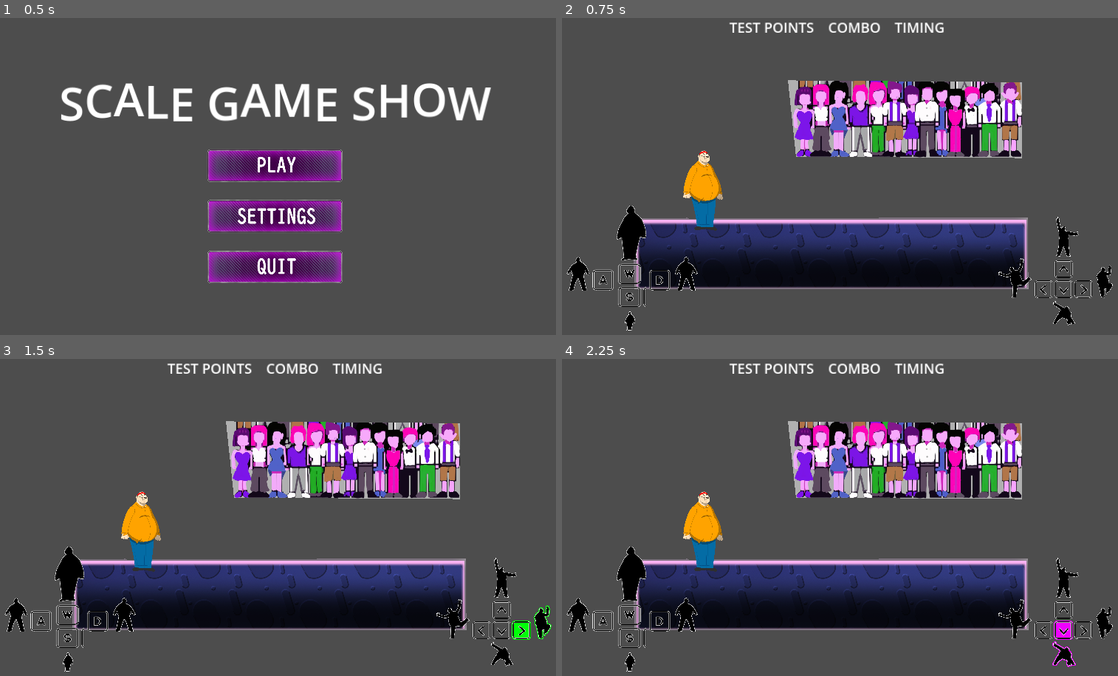
Above: before the commit, frames 1-4 (two rows, left to right).
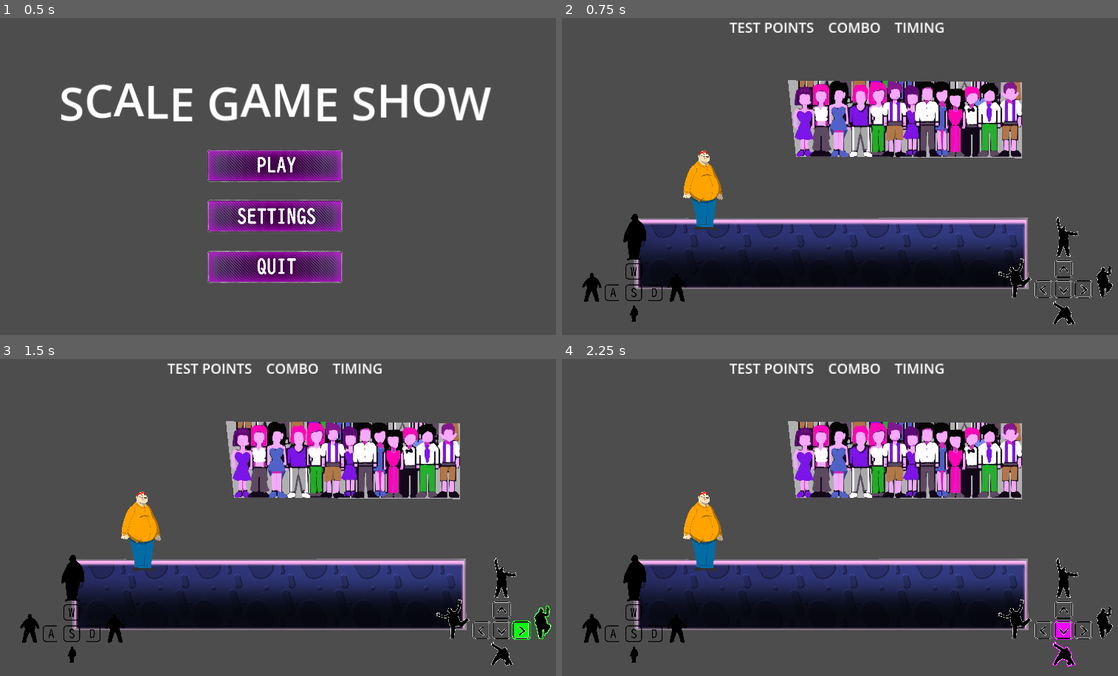
Above: after the commit, the same moments.

Repository: onegm/Scale-Game-Show
Game: Godot game, scene res://UI/main_menu/menu_screen.tscn
Two runs of this game, one before a commit and one after it. Both use one fixed random seed, a clock stepped at 60 frames per second and the inputs below.
Inputs (mouse positions are in pixels of both pictures, inside the frame that each line leads up to):
- Up to frame 1 (0.5 s): no input
- Up to frame 2 (0.75 s): click (834, 166) at 0.5 s
- Up to frame 3 (1.5 s): tap Enter at 1.25 s; hold Right (pose_right) from 1.28 s (still down); tap A (look_left) at 1.35 s
- Up to frame 4 (2.25 s): tap Space at 2 s; release Right (pose_right) at 2.03 s; hold Down (pose_down) from 2.03 s (still down); tap D (look_right) at 2.1 s

Frame 1 is identical in both runs. In frame 2, 1.4% of the frame differs, in the area x 0-25%, y 59-99%; in frame 3, 1.4%; in frame 4, 1.4%.

Commit message:
New WASD hud

Diff:
--- a/UI/GUI/gui.gd
+++ b/UI/GUI/gui.gd
@@ -4,7 +4,8 @@
 @onready var ComboLabel: Label = $VBoxContainer/HighContainer/ScoreContainer/ComboLabel
 @onready var TimingLabel: Label = $VBoxContainer/HighContainer/ScoreContainer/TimingLabel
 
-@onready var SizeRect: TextureRect = $VBoxContainer/LowContainer/SizeDirContainer/SizeRect
+@onready var SizeUpRect: TextureRect = $VBoxContainer/LowContainer/SizeDirContainer/SizeContainer/SizeUpRect
+@onready var SizeDownRect: TextureRect = $VBoxContainer/LowContainer/SizeDirContainer/SizeContainer/SizeDownRect
 @onready var LeftDirRect: TextureRect = $VBoxContainer/LowContainer/SizeDirContainer/LeftDirRect
 @onready var RightDirRect: TextureRect = $VBoxContainer/LowContainer/SizeDirContainer/RightDirRect
 @onready var PosesRect: TextureRect = $VBoxContainer/LowContainer/PosesRect
@@ -25,18 +26,19 @@
 	var size_input := int(Input.get_axis("size_down", "size_up"))
 	if size_input != last_size:
 		if size_input == 0:
-			SizeRect.texture.set_atlas(load("res://UI/Elements/WASD HUD element.png"))
+			SizeUpRect.texture.set_atlas(load("res://UI/Elements/WASD HUD element - W.png"))
+			SizeDownRect.texture.set_atlas(load("res://UI/Elements/WASD HUD element - S.png"))
 		elif size_input == 1:
-			SizeRect.texture.set_atlas(load("res://UI/Elements/WASD HUD element - W Highlight.png"))
+			SizeUpRect.texture.set_atlas(load("res://UI/Elements/WASD HUD element - W Highlight.png"))
 		else:
-			SizeRect.texture.set_atlas(load("res://UI/Elements/WASD HUD element - S Highlight.png"))
+			SizeDownRect.texture.set_atlas(load("res://UI/Elements/WASD HUD element - S Highlight.png"))
 	last_size = size_input
 
 	var dir_input := int(Input.get_axis("look_left", "look_right"))
 	if dir_input != last_dir:
 		if dir_input == 0:
-			LeftDirRect.texture.set_atlas(load("res://UI/Elements/WASD HUD element.png"))
-			RightDirRect.texture.set_atlas(load("res://UI/Elements/WASD HUD element.png"))
+			LeftDirRect.texture.set_atlas(load("res://UI/Elements/WASD HUD element - A.png"))
+			RightDirRect.texture.set_atlas(load("res://UI/Elements/WASD HUD element - D.png"))
 		elif dir_input == 1:
 			RightDirRect.texture.set_atlas(load("res://UI/Elements/WASD HUD element - D Highlight.png"))
 		else:
--- a/UI/GUI/gui.tscn
+++ b/UI/GUI/gui.tscn
@@ -1,20 +1,30 @@
-[gd_scene load_steps=7 format=3 uid="uid://bmrollmi4tdrv"]
+[gd_scene load_steps=11 format=3 uid="uid://bmrollmi4tdrv"]
 
 [ext_resource type="Script" path="res://UI/GUI/gui.gd" id="1_7kdd7"]
-[ext_resource type="Texture2D" uid="uid://bigqxwq7d1nm3" path="res://UI/Elements/WASD HUD element.png" id="2_8dtj7"]
-[ext_resource type="Texture2D" uid="uid://cbm4lxyb8jlj3" path="res://UI/Elements/Arrow Keys HUD element.png" id="7_pnrr0"]
+[ext_resource type="Texture2D" uid="uid://bmre3k7k4l3dt" path="res://UI/Elements/WASD HUD element - A.png" id="2_i56w7"]
+[ext_resource type="Texture2D" uid="uid://cepe26don7hr3" path="res://UI/Elements/WASD HUD element - W.png" id="3_gm7y7"]
+[ext_resource type="Texture2D" uid="uid://bjohhr5ltj28" path="res://UI/Elements/WASD HUD element - S.png" id="4_pmxhq"]
+[ext_resource type="Texture2D" uid="uid://c0aelhvbrisjx" path="res://UI/Elements/WASD HUD element - D.png" id="5_t1hhy"]
+[ext_resource type="Texture2D" uid="uid://dave7v3x0bl4s" path="res://UI/Elements/Arrow Keys HUD element.png" id="7_pnrr0"]
 
-[sub_resource type="AtlasTexture" id="AtlasTexture_of4ji"]
-atlas = ExtResource("2_8dtj7")
-region = Rect2(0, 400, 470, 470)
+[sub_resource type="AtlasTexture" id="AtlasTexture_02vyc"]
+atlas = ExtResource("2_i56w7")
+region = Rect2(70, 450, 550, 550)
+margin = Rect2(180, 205, 0, 0)
 
 [sub_resource type="AtlasTexture" id="AtlasTexture_7x7o1"]
-atlas = ExtResource("2_8dtj7")
-region = Rect2(467, 75, 190, 880)
+atlas = ExtResource("3_gm7y7")
+region = Rect2(460, 75, 200, 550)
+margin = Rect2(10, 0, 0, 0)
+
+[sub_resource type="AtlasTexture" id="AtlasTexture_ha3ts"]
+atlas = ExtResource("4_pmxhq")
+region = Rect2(450, 630, 200, 330)
 
 [sub_resource type="AtlasTexture" id="AtlasTexture_rbrco"]
-atlas = ExtResource("2_8dtj7")
-region = Rect2(630, 400, 470, 470)
+atlas = ExtResource("5_t1hhy")
+region = Rect2(630, 400, 550, 550)
+margin = Rect2(-30, 155, 0, 0)
 
 [node name="GUI" type="Control"]
 layout_mode = 3
@@ -69,20 +79,33 @@
 
 [node name="SizeDirContainer" type="HBoxContainer" parent="VBoxContainer/LowContainer"]
 layout_mode = 2
+size_flags_vertical = 4
 
 [node name="LeftDirRect" type="TextureRect" parent="VBoxContainer/LowContainer/SizeDirContainer"]
 custom_minimum_size = Vector2(150, 150)
 layout_mode = 2
 size_flags_horizontal = 4
 size_flags_vertical = 4
-texture = SubResource("AtlasTexture_of4ji")
+texture = SubResource("AtlasTexture_02vyc")
 expand_mode = 1
 
-[node name="SizeRect" type="TextureRect" parent="VBoxContainer/LowContainer/SizeDirContainer"]
-custom_minimum_size = Vector2(65, 275)
+[node name="SizeContainer" type="VBoxContainer" parent="VBoxContainer/LowContainer/SizeDirContainer"]
+layout_mode = 2
+size_flags_vertical = 4
+alignment = 2
+
+[node name="SizeUpRect" type="TextureRect" parent="VBoxContainer/LowContainer/SizeDirContainer/SizeContainer"]
+custom_minimum_size = Vector2(50, 145)
 layout_mode = 2
 size_flags_vertical = 4
 texture = SubResource("AtlasTexture_7x7o1")
+expand_mode = 1
+
+[node name="SizeDownRect" type="TextureRect" parent="VBoxContainer/LowContainer/SizeDirContainer/SizeContainer"]
+custom_minimum_size = Vector2(55, 90)
+layout_mode = 2
+size_flags_vertical = 4
+texture = SubResource("AtlasTexture_ha3ts")
 expand_mode = 1
 
 [node name="RightDirRect" type="TextureRect" parent="VBoxContainer/LowContainer/SizeDirContainer"]
@@ -95,6 +118,6 @@
 [node name="PosesRect" type="TextureRect" parent="VBoxContainer/LowContainer"]
 custom_minimum_size = Vector2(300, 300)
 layout_mode = 2
-size_flags_vertical = 8
+size_flags_vertical = 4
 texture = ExtResource("7_pnrr0")
 expand_mode = 1
Not shown, added: walls/wall art/color/conA803.tmp
Not shown, added: walls/wall art/color/foaA8A1.tmp
